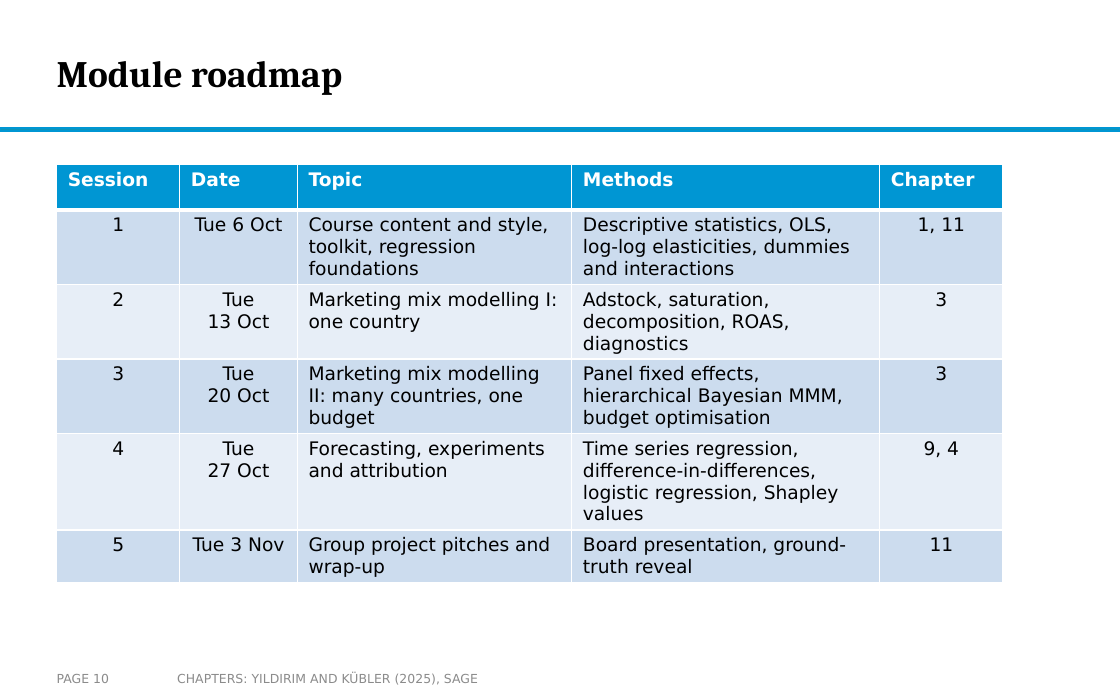
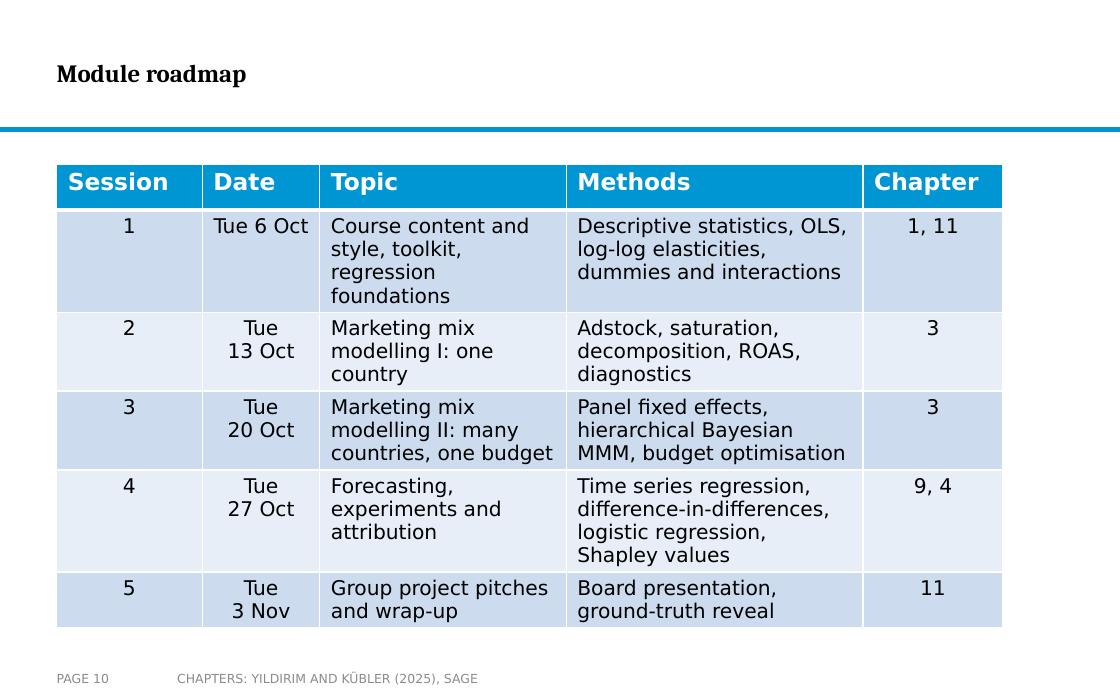
Before and after one commit to arnefloh-wu/International-Marketing-Analytics, a slide deck: slide 10 of slides/00a_course-content-and-style_WT26-27.pptx. Drawn at 1120x700 pixels with LibreOffice and Linux fonts; fonts in the diff are those of the drawing; background and template pictures are left out. Boxes give left, top, right and bottom in pixels: in the first picture for what was removed or moved away, otherwise in the second. Text is boxed around its words. In the diff, an @@ line names an element or a change of style, - is before the commit and + after.

```diff
--- a/slides/00a_course-content-and-style_WT26-27.pptx
+++ b/slides/00a_course-content-and-style_WT26-27.pptx
@@ title "Module roadmap" at bbox=[57, 64, 247, 87]: size 24 to 16 pt @@
@@ table at bbox=[57, 165, 1004, 627] @@
@@ size 12 to 15 pt in "Session", "Date", "Topic", "Methods" and 1 more places @@
@@ size 12 to 13 pt @@
```
Also in this commit, not shown: 13 other slides changed, 2 other files.
